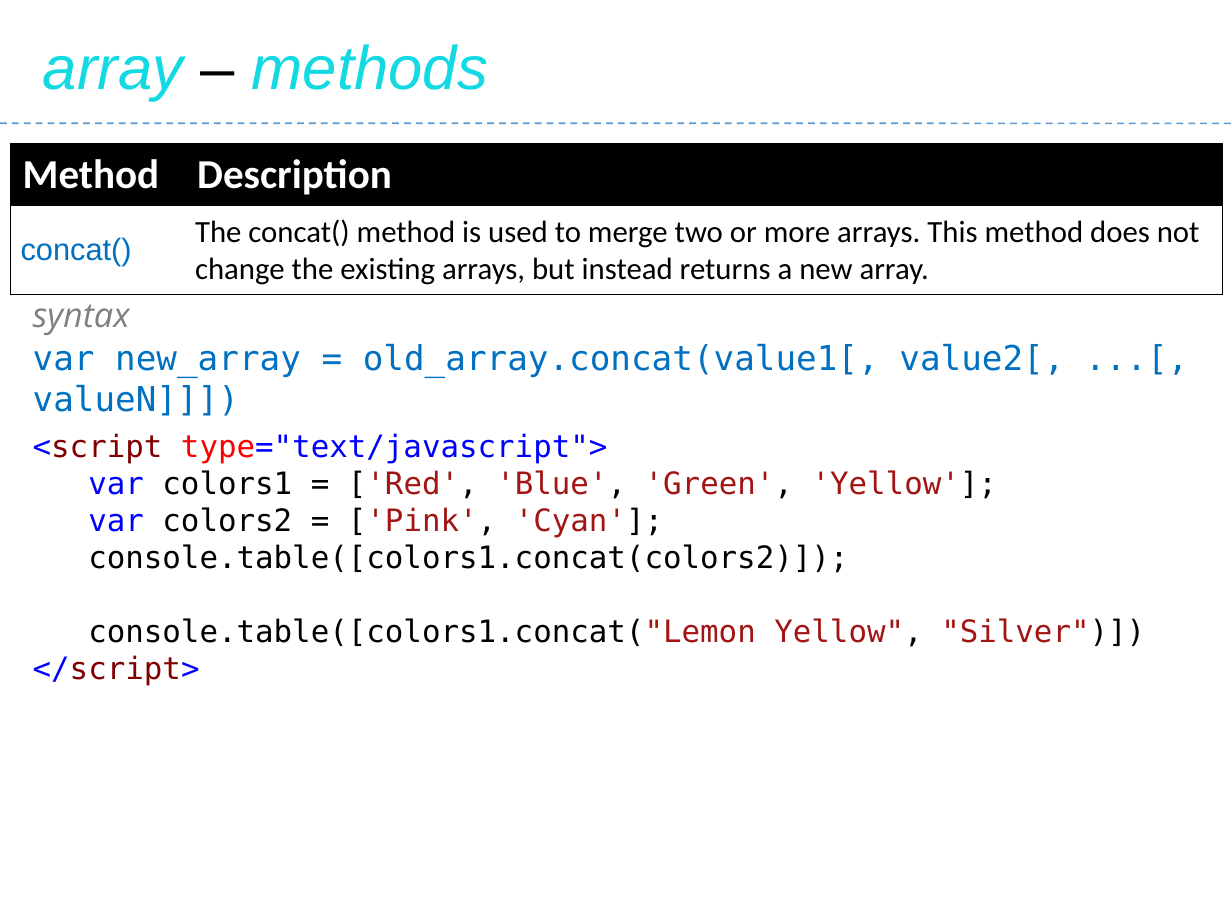
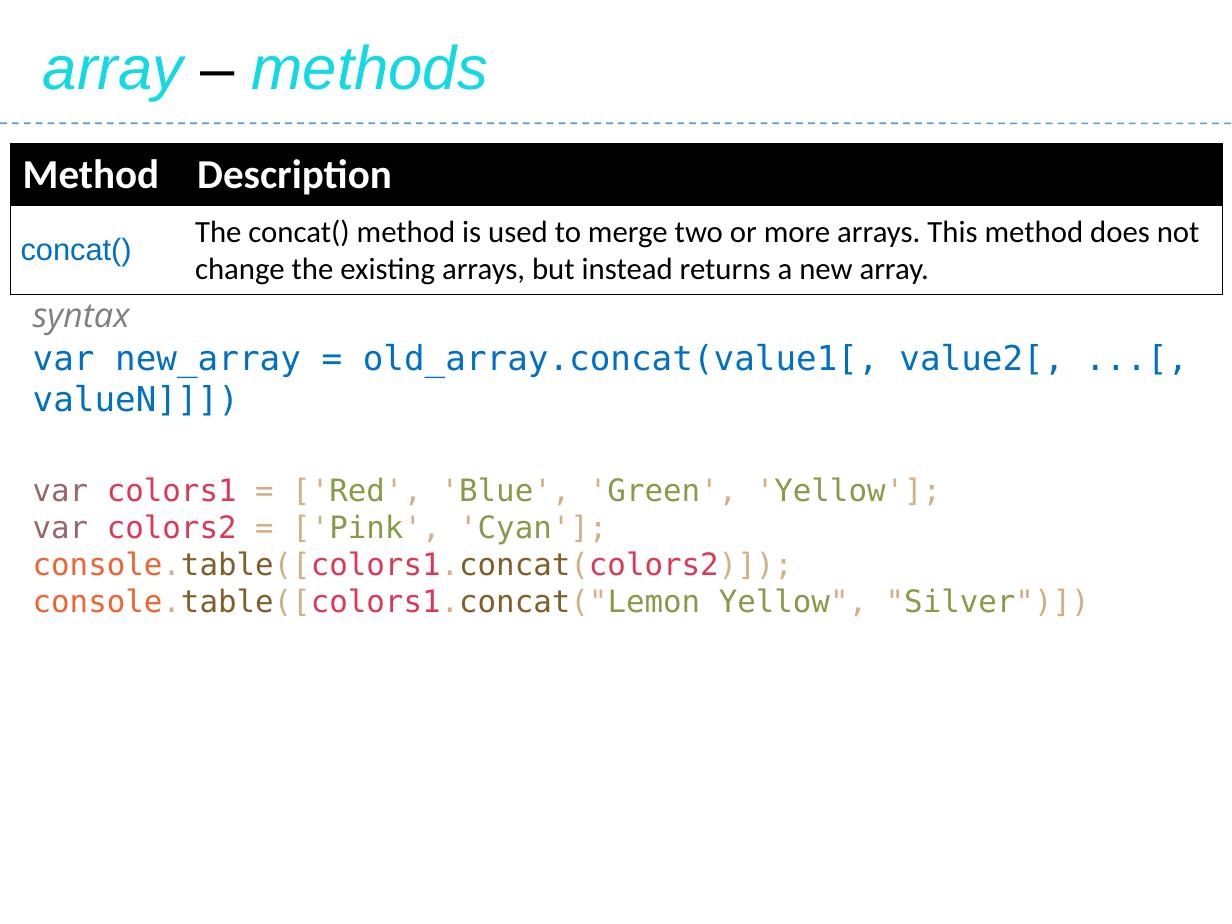
Before and after one commit to Saleel-Bagde/PPT-s, a slide deck: slide 162 of JavaScript.pptx (slide 161 before the commit). Drawn at 1232x924 pixels with LibreOffice and Linux fonts; fonts in the diff are those of the drawing. Boxes give left, top, right and bottom in pixels: in the first picture for what was removed or moved away, otherwise in the second. Text is boxed around its words. In the diff, an @@ line names an element or a change of style, - is before the commit and + after.

```diff
--- a/JavaScript.pptx
+++ b/JavaScript.pptx
@@ text at (33,433,607,464): paragraph removed @@
-<script type="text/javascript">
@@ text "var colors1 = ['Red', 'Blue', ...": place and size @@
-text "var colors1 = ['Red', 'Blue', ..." at (33,433,1145,686)
+text "var colors1 = ['Red', 'Blue', ..." at (33,477,1090,616)
@@ text "var colors1 = ['Red', 'Blue', ..." at (33,477,1090,616): text colour #0000FF to #98676A in "var", "var"; text colour #000000 to #DC3958 in "colors1", "colors2", "console.table([colors1.concat(colors2)]);", "console.table([colors1.concat("Lemon"; text colour #000000 to #D3AF86 in "= ['Red', 'Blue', 'Green', 'Yellow'];", "= ['Pink', 'Cyan'];", "console.table([colors1.concat(colors2)]);", "console.table([colors1.concat("Lemon Yellow", "Silver")])"; text colour #A31515 to #D3AF86, text colour #A31515 to #889B4A in "['Red', 'Blue', 'Green', 'Yellow'];", "['Pink', 'Cyan'];", "console.table([colors1.concat("Lemon Yellow", "Silver")])"; text colour #000000 to #F06431, text colour #000000 to #7E602C in "console.table([colors1.concat(colors2)]);", "console.table([colors1.concat("Lemon" @@
@@ text at (33,655,200,686): paragraph removed @@
-</script>
```
Also in this commit, not shown: 14 other slides changed, 1 slide added.
